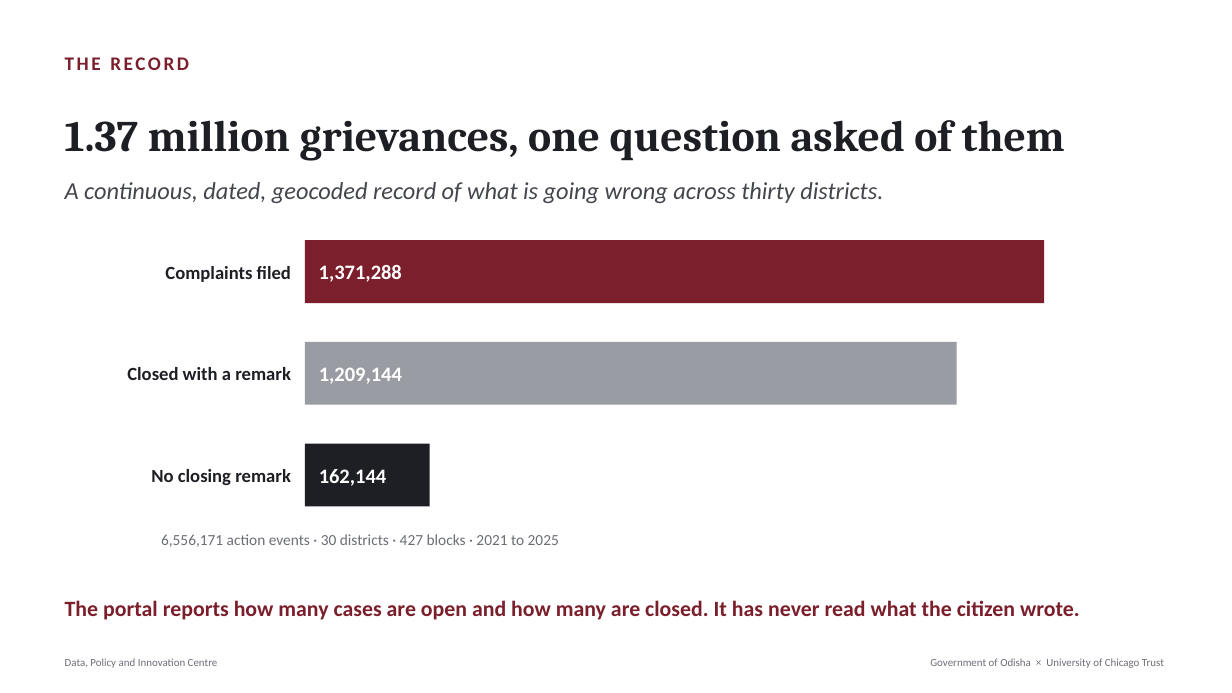
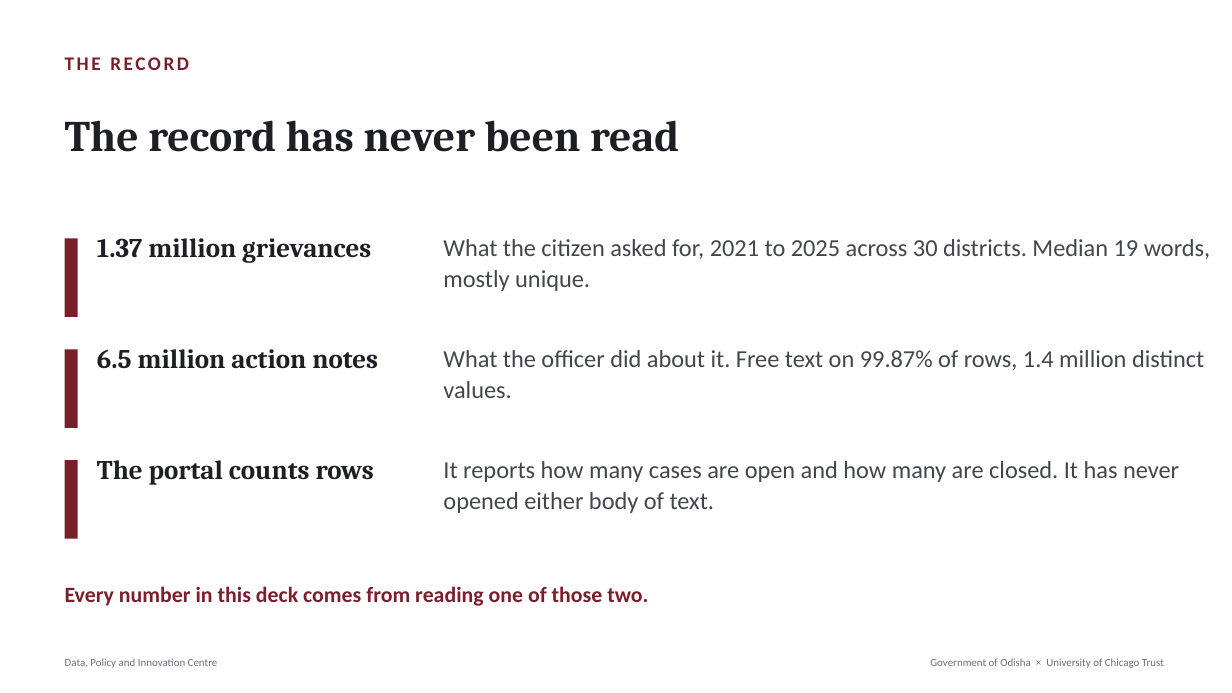
Before and after one commit to Data-Policy-and-Innovation-Centre/janasunani, a slide deck: slide 2 of docs/presentations/2026-08-24-timing-quality/Janasunani_2.0_Timing_and_Quality.pptx. Drawn at 1232x693 pixels with LibreOffice and Linux fonts; fonts in the diff are those of the drawing. Boxes give left, top, right and bottom in pixels: in the first picture for what was removed or moved away, otherwise in the second. Text is boxed around its words. In the diff, an @@ line names an element or a change of style, - is before the commit and + after.

```diff
--- a/docs/presentations/2026-08-24-timing-quality/Janasunani_2.0_Timing_and_Quality.pptx
+++ b/docs/presentations/2026-08-24-timing-quality/Janasunani_2.0_Timing_and_Quality.pptx
@@ text at (65,120,679,152): text changed @@
-1.37 million grievances, one question asked of them
+The record has never been read
@@ text removed at (65,182,883,203) @@
-A continuous, dated, geocoded record of what is going wrong across thirty districts.
@@ rectangle added at (65,238,78,317), fill #7A1F2B @@
@@ text added at (97,238,371,263), 21 pt, text #1E1F24, bold @@
+1.37 million grievances
@@ text added at (443,239,1211,291), 19 pt, text #44464D @@
+What the citizen asked for, 2021 to 2025 across 30 districts. Median 19 words, mostly unique.
@@ text removed at (165,266,291,282) @@
-Complaints filed
@@ rectangle removed at (305,240,1044,303) @@
@@ text removed at (319,265,402,282) @@
-1,371,288
@@ rectangle added at (65,349,78,428), fill #7A1F2B @@
@@ text added at (97,349,378,369), 21 pt, text #1E1F24, bold @@
+6.5 million action notes
@@ rectangle removed at (305,342,957,405) @@
@@ text added at (443,350,1204,398), 19 pt, text #44464D @@
+What the officer did about it. Free text on 99.87% of rows, 1.4 million distinct values.
@@ text removed at (127,367,291,380) @@
-Closed with a remark
@@ text removed at (319,367,402,384) @@
-1,209,144
@@ rectangle removed at (305,444,430,506) @@
@@ rectangle added at (65,460,78,539), fill #7A1F2B @@
@@ text added at (97,460,374,485), 21 pt, text #1E1F24, bold @@
+The portal counts rows
@@ text removed at (151,469,291,485) @@
-No closing remark
@@ text removed at (319,469,386,486) @@
-162,144
@@ text at (443,461,1179,513): text changed; size 17 to 19 pt; text colour #7A1F2B to #44464D; bold off @@
-The portal reports how many cases are open and how many are closed. It has never read what the citizen wrote.
+It reports how many cases are open and how many are closed. It has never opened either body of text.
@@ text "It reports how many cases ..." at (443,461,1179,513): vertical alignment middle to top @@
@@ text removed at (161,534,559,547) @@
-6,556,171 action events · 30 districts · 427 blocks · 2021 to 2025
@@ text added at (65,586,648,606), 17 pt, text #7A1F2B, bold @@
+Every number in this deck comes from reading one of those two.
```
Also in this commit, not shown: 2 other slides changed, 6 slides added, 8 slides removed, 8 other files.
